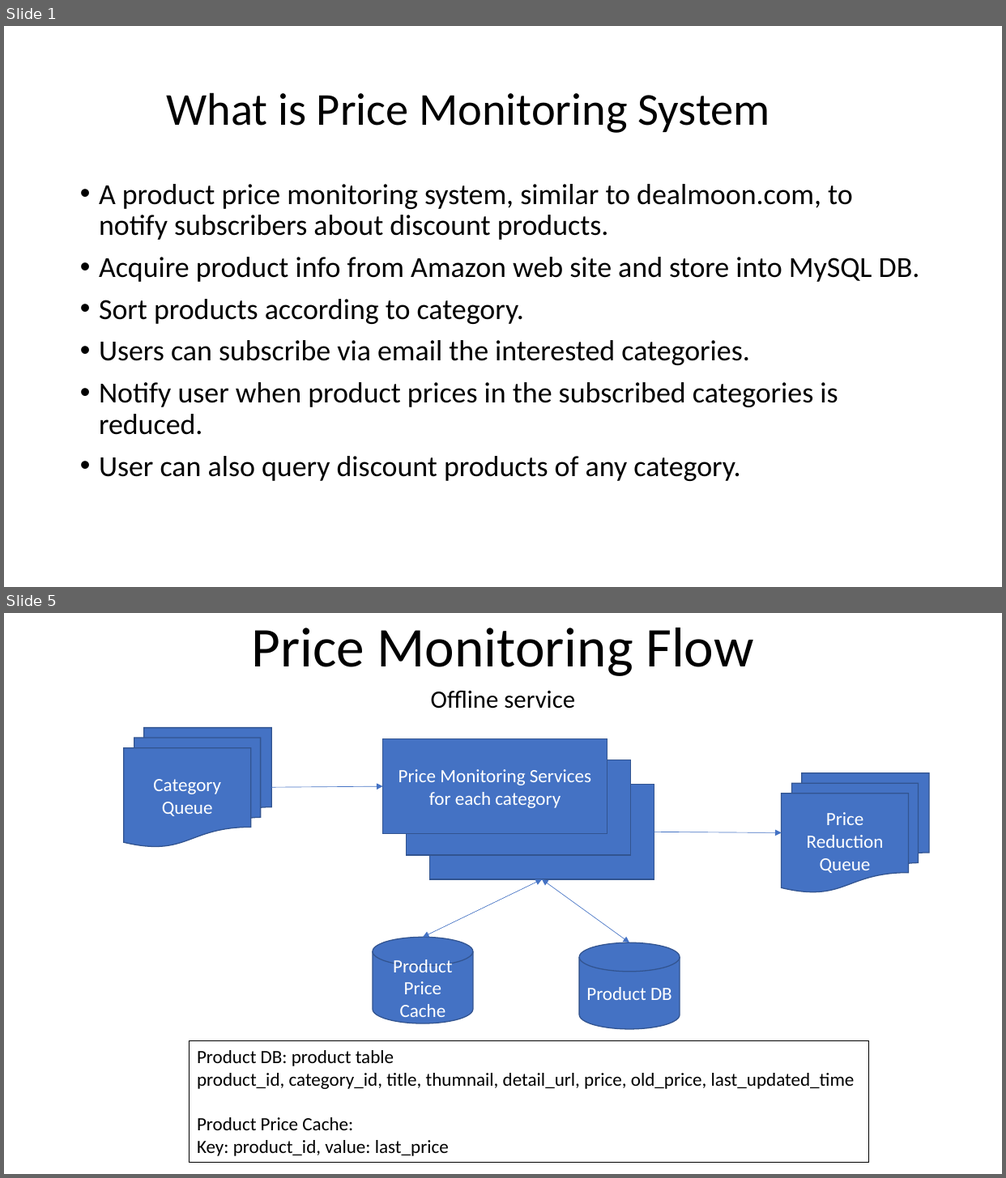
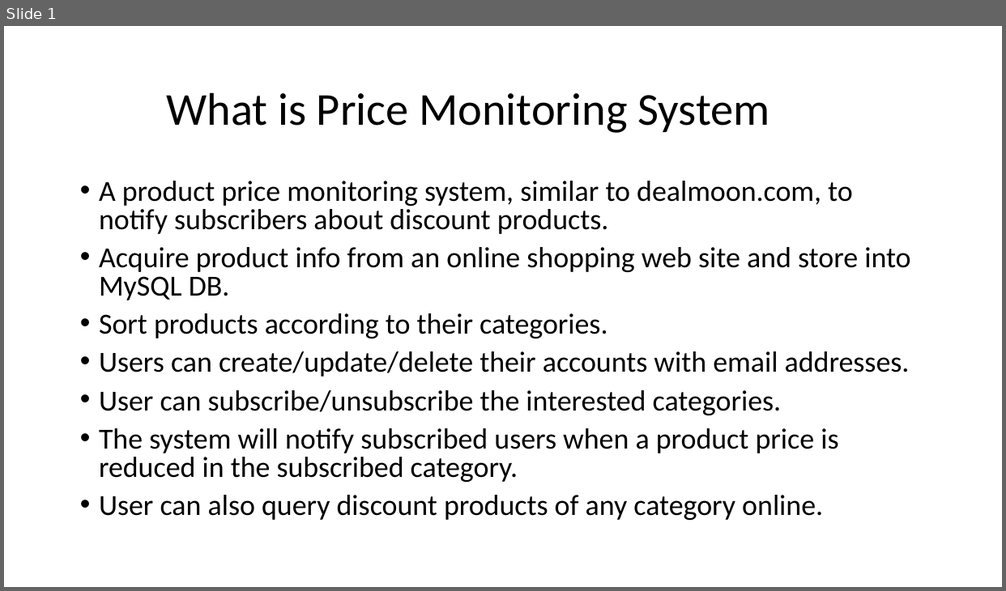
Before and after one commit to youhusky/price-monitoring-system, a slide deck: PriceMonitoringDesign.pptx. Shown one above the other, each under a label of ours: slides 1 and 5 before the commit, slide 1 after it; the slides between them are not shown. The pictures are 1006x1178 and 1006x591 pixels, drawn with LibreOffice and Linux fonts; fonts in the diff are those of the drawing. Boxes give left, top, right and bottom in pixels: in the first picture for what was removed or moved away, otherwise in the second. Text is boxed around its words. In the diff, an @@ line names an element or a change of style, - is before the commit and + after.

```diff
--- a/PriceMonitoringDesign.pptx
+++ b/PriceMonitoringDesign.pptx
@@ slide 5 removed at [4,613,1002,1174], background #FFFFFF @@
@@ title removed at [252,628,753,676] @@
-Price Monitoring Flow
@@ subtitle removed at [431,690,575,709] @@
-Offline service
@@ flow chart multidocument removed at [124,727,271,846] @@
-Category Queue
@@ rectangle removed at [383,739,607,834] @@
-Price Monitoring Services
-for each category
@@ rectangle removed at [406,760,631,855] @@
@@ flow chart multidocument removed at [782,773,929,892] @@
-Price Reduction Queue
@@ arrow removed from (271, 787) to (383, 786) @@
@@ rectangle removed at [430,785,654,879] @@
@@ arrow removed from (654, 833) to (782, 833) @@
@@ double arrow removed from (543, 879) to (423, 937) @@
@@ double arrow removed from (630, 943) to (543, 879) @@
@@ cylinder removed at [373,937,473,1023] @@
-Product Price Cache
@@ cylinder removed at [580,943,680,1029] @@
-Product DB
@@ rectangle removed at [189,1041,869,1162] @@
-Product DB: product table
-product_id, category_id, title, thumnail, detail_url, price, old_price, last_updated_time
-Product Price Cache:
-Key: product_id, value: last_price
@@ slide 1 changed as well @@
@@ text at [99,181,853,234]: line spacing 0.9 to 0.8 @@
@@ text at [99,247,910,520]: text changed @@
-• Acquire product info from Amazon web site and store into MySQL DB.
-• Sort products according to category.
-• Users can subscribe via email the interested categories.
-• Notify user when product prices in the subscribed categories is reduced.
-• User can also query discount products of any category.
+• Acquire product info from an online shopping web site and store into MySQL DB.
+• Sort products according to their categories.
+• Users can create/update/delete their accounts with email addresses.
+• User can subscribe/unsubscribe the interested categories.
+• The system will notify subscribed users when a product price is reduced in the subscribed category.
+• User can also query discount products of any category online.
```
Also in this commit, not shown: 3 other slides changed, 6 slides added, 6 other slides removed.
